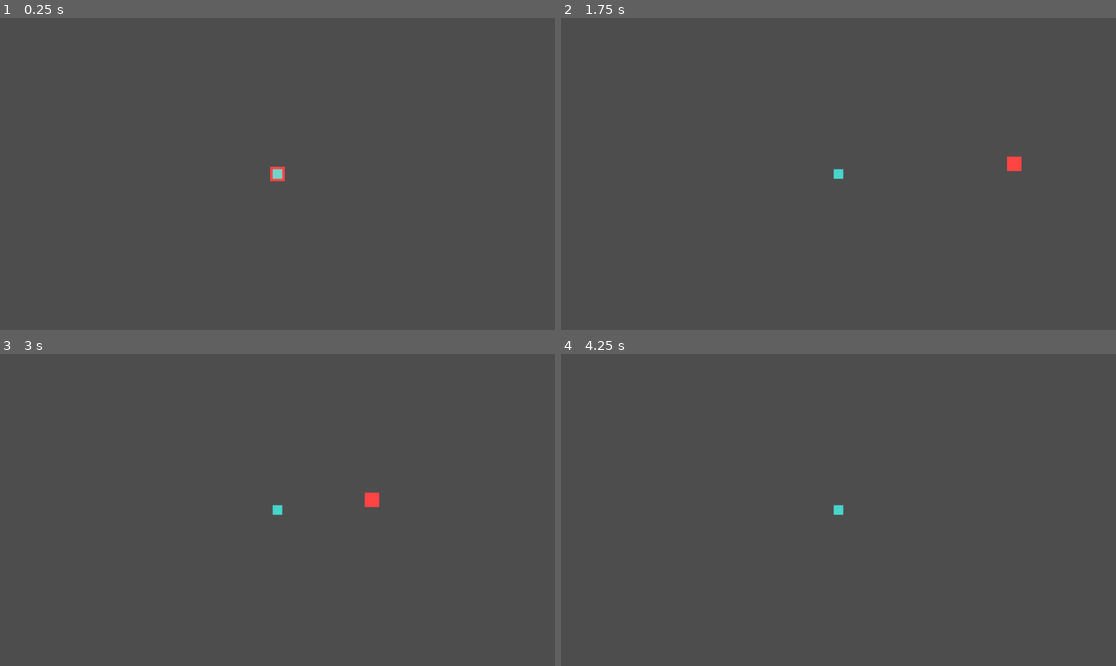
Above: before the commit, frames 1-4 (two rows, left to right).
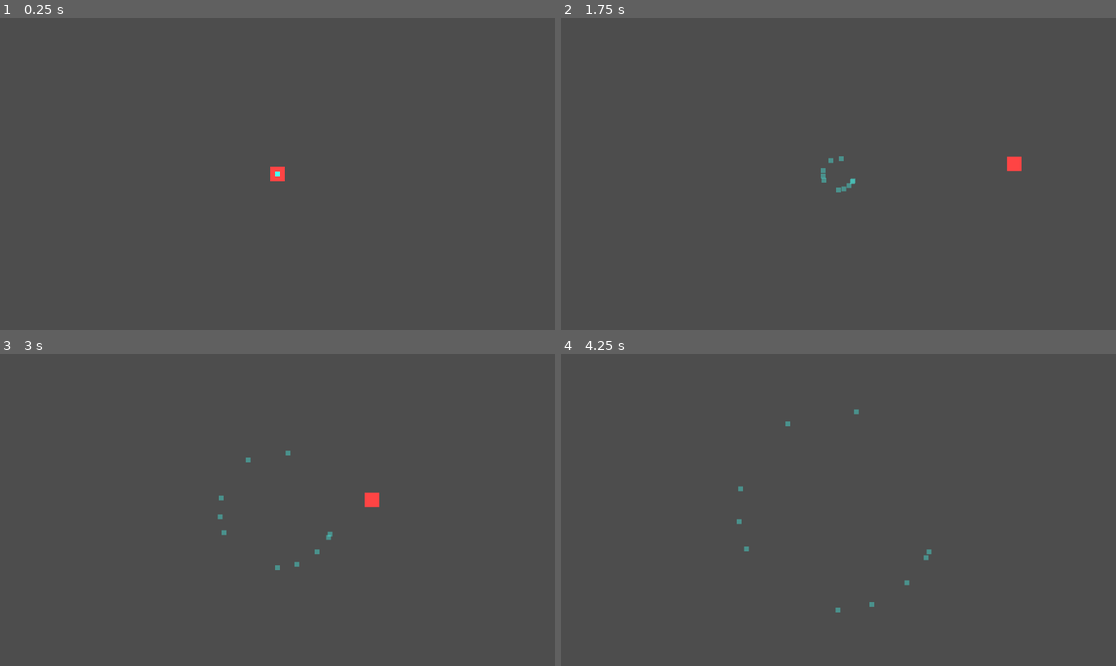
Above: after the commit, the same moments.

Repository: oman276/CS-383-Assignments
Game: Godot game, scene res://scenes/Empty.tscn
Two runs of this game, one before a commit and one after it. Both use one fixed random seed, a clock stepped at 60 frames per second and the inputs below.
Inputs (mouse positions are in pixels of both pictures, inside the frame that each line leads up to):
- Up to frame 1 (0.25 s): no input
- Up to frame 2 (1.75 s): tap Enter at 0.5 s; move the mouse to (960, 158) at 0.52 s; hold D (topdown_move_right) from 0.53 s (still down); tap W (topdown_move_up) at 0.77, 1.52 s; tap Space (reset) at 1.25 s; move the mouse to (727, 189) at 1.27 s
- Up to frame 3 (3 s): move the mouse to (333, 441) at 2.02 s; release D (topdown_move_right) at 2.03 s; hold A (topdown_move_left) 2.03-2.78 s; move the mouse to (249, 572) at 2.77 s; hold D (topdown_move_right) from 2.78 s (still down)
- Up to frame 4 (4.25 s): keep holding D (topdown_move_right); tap W (topdown_move_up) at 3.02, 3.77 s; move the mouse to (1005, 556) at 3.52 s

The runs differ from the first frame. In frame 1, less than 0.1% of the frame differs, in the area x 49-51%, y 48-52%; in frame 2, 0.2%; in frame 3, 0.2%; in frame 4, 0.2%, in the area x 31-67%, y 17-83%.

Commit message:
semi-following player path

Diff:
--- a/assignment_3/teamwork-ml/scenes/MLAgent.tscn
+++ b/assignment_3/teamwork-ml/scenes/MLAgent.tscn
@@ -6,11 +6,13 @@
 [sub_resource type="RectangleShape2D" id="RectangleShape2D_f8s4n"]
 
 [node name="MlAgent" type="CharacterBody2D" unique_id=454448767]
+scale = Vector2(0.5, 0.5)
 collision_layer = 0
 collision_mask = 0
 motion_mode = 1
 script = ExtResource("1_f8s4n")
-speed = 30.0
+speed = 70.0
+maxDeviation = 0.07
 
 [node name="CollisionShape2D" type="CollisionShape2D" parent="." unique_id=1903601355]
 shape = SubResource("RectangleShape2D_f8s4n")
--- a/assignment_3/teamwork-ml/scenes/TeamworkPlayerController.tscn
+++ b/assignment_3/teamwork-ml/scenes/TeamworkPlayerController.tscn
@@ -10,4 +10,4 @@
 
 [node name="Location Sender" type="Node2D" parent="." index="3" unique_id=887328381]
 script = ExtResource("2_2txiu")
-sendPerSecond = 3
+sendPerSecond = 30
--- a/assignment_3/teamwork-ml/scenes/TestRoot.tscn
+++ b/assignment_3/teamwork-ml/scenes/TestRoot.tscn
@@ -9,8 +9,9 @@
 script = ExtResource("1_o3x8r")
 player = NodePath("TeamworkPlayerController")
 agentScene = ExtResource("2_okul0")
-agentNumber = 3
-updatePerSecond = 5
+agentNumber = 10
+updatePerSecond = 15
+queryNeighborCount = 6
 
 [node name="OwenCamera" parent="." unique_id=1808773620 node_paths=PackedStringArray("target") instance=ExtResource("1_nuy52")]
 target = NodePath("../TargetPosition")
--- a/assignment_3/teamwork-ml/scripts/agent.gd
+++ b/assignment_3/teamwork-ml/scripts/agent.gd
@@ -5,10 +5,18 @@
 
 var direction: Vector2 = Vector2.ZERO
 @export var speed: float = 50.0
+@export var maxDeviation: float = 0.05
+
 
 func _physics_process(delta: float) -> void:
     move_and_slide()
 
 func update_direction(new_direction: Vector2) -> void:
+    velocity = Vector2.ZERO
     direction = new_direction.normalized()
+    direction.x += randf_range(-maxDeviation, maxDeviation)
+    direction.y += randf_range(-maxDeviation, maxDeviation)
+    direction = direction.normalized()
+    print("Updating direction to %s" % direction)
     velocity = direction * speed
+    print("New velocity: %s" % velocity)
--- a/assignment_3/teamwork-ml/scripts/networking/python_send_location.gd
+++ b/assignment_3/teamwork-ml/scripts/networking/python_send_location.gd
@@ -14,6 +14,7 @@
 	timeSinceLastSend += delta
 	if timeSinceLastSend >= sendDelta && player.velocity != Vector2.ZERO:
 		timeSinceLastSend = 0.0
+		print("sending velocity update to Python server: %s" % player.velocity)
 
 		var message = "update,%f,%f,%f,%f" % [
 			global_position.x,
Not shown, changed: assignment_3/python_ml/data_loop.py
